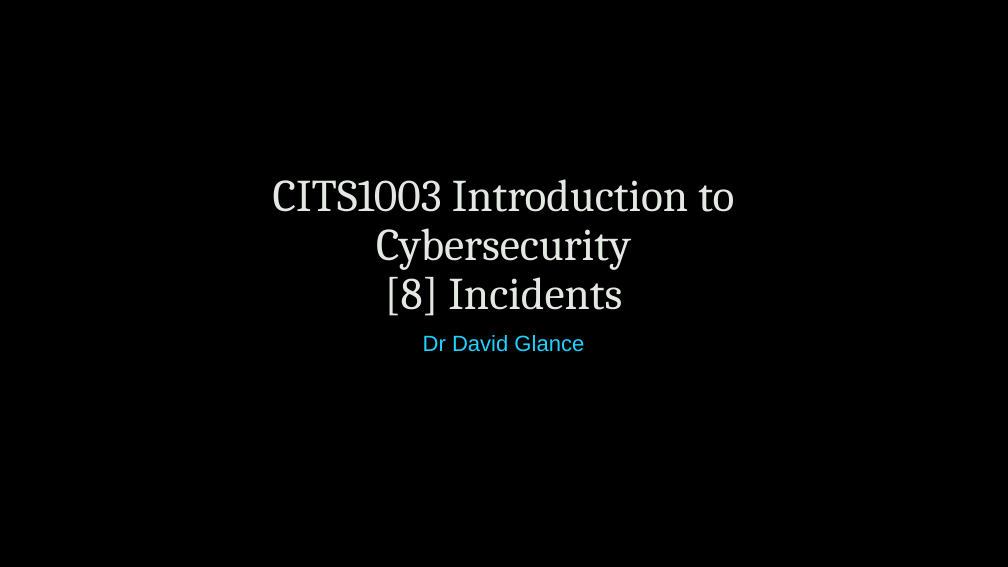
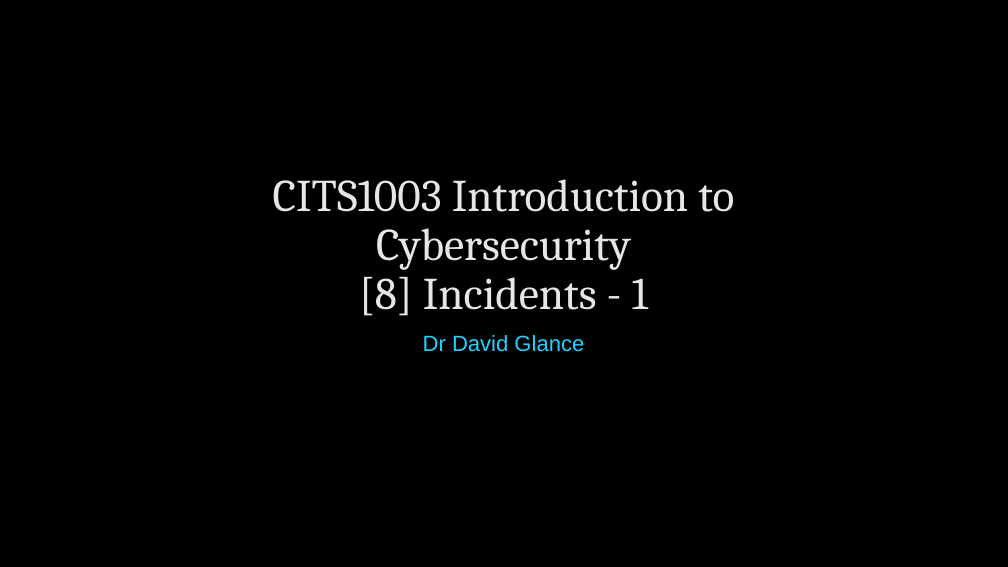
Before and after one commit to uwacsp/cits1003, a slide deck: slide 1 of Lectures/CITS1003-8 Incidents.pptx. Drawn at 1008x567 pixels with LibreOffice and Linux fonts; fonts in the diff are those of the drawing; background and template pictures are left out. Boxes give left, top, right and bottom in pixels: in the first picture for what was removed or moved away, otherwise in the second. Text is boxed around its words. In the diff, an @@ line names an element or a change of style, - is before the commit and + after.

```diff
--- a/Lectures/CITS1003-8 Incidents.pptx
+++ b/Lectures/CITS1003-8 Incidents.pptx
@@ title at (273, 179, 734, 316): text changed @@
-CITS1003 Introduction to Cybersecurity
-[8] Incidents
+CITS1003 Introduction to Cybersecurity
+[8] Incidents - 1
```
Also in this commit, not shown: 1 other slide changed, 2 other files.
